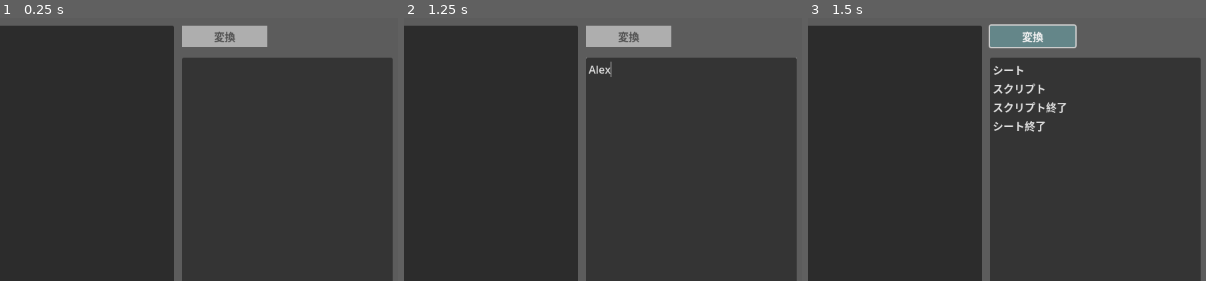
Above: before the commit, frames 1-3 (left to right).
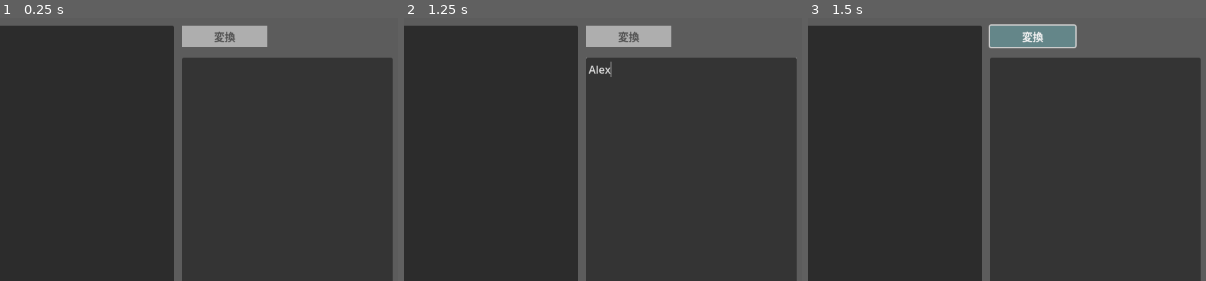
Above: after the commit, the same moments.

Repository: Yorklt/Hatchet
Game: Godot game, scene res://MainWindow.tscn
The game is run twice, just before and just after one commit, with the same random seed, the same clock (stepped at 60 frames per second) and the same inputs.
Inputs (mouse positions are % of the whole screen's width and height, from its top left):
- Up to frame 1 (0.25 s): no input
- Up to frame 2 (1.25 s): click (14, 10) at 0.52 s; type "12" at 0.6 s; click (86, 52) at 0.75 s; type "Alex" at 0.83 s
- Up to frame 3 (1.5 s): click "変換" at 1.25 s
The pictures show only the part of the screen within x 50-100%, y 0-50%; the shares and areas given below are measured in that part.

Frames 1-2 are identical in both runs. In frame 3, 0.8% of the frame differs, in the area x 46-65%, y 18-44%.

Commit message:
書き戻しに対応中

Diff:
--- a/IbentoFileReader.gd
+++ b/IbentoFileReader.gd
@@ -1,5 +1,8 @@
 class_name IbentoFileReader
 extends Node
+
+# ファイルの読み込みから、Word0とWord1を経由して、KomandoTypeとPaneruParamuまで。
+
 
 static func read(
 		dst_result: Ibento,
@@ -107,7 +110,7 @@
 		var word0: String = lines[idx].word0
 		var word1: String = lines[idx].word1
 		if word0 == "コマンド":
-			dst_paneru.komando_text = word1
+			dst_paneru.komando_as_str = word1
 			dst_paneru.komando_type = Komando.parse_str(word1)
 		elif word0 == "整数":
 			if word1.is_valid_int() == true:
--- a/IbentoFileWriter.gd
+++ b/IbentoFileWriter.gd
@@ -1,5 +1,7 @@
 class_name IbentoFileWriter
 extends Node
+
+# KomandoTypeとPaneruParamuから、Word0とWord1を経由して、ファイルの書き込みまで。
 
 
 static func write(
@@ -15,7 +17,7 @@
 	var lines: Array[IbentoFileLine] = []
 	for i in range(0, ibento.shiitos.size()):
 		var shiito: IbentoShiito = ibento.shiitos[i]
-		IbentoFileWriter.shiito_to_file_text(lines, shiito)
+		IbentoFileWriter.shiito_to_file_lines(lines, shiito)
 
 	for i in range(0, lines.size()):
 		var line: String = ""
@@ -27,7 +29,7 @@
 	file_access.close()
 
 
-static func shiito_to_file_text(lines: Array[IbentoFileLine], shiito: IbentoShiito) -> void:
+static func shiito_to_file_lines(lines: Array[IbentoFileLine], shiito: IbentoShiito) -> void:
 
 	var line: IbentoFileLine = null
 	var word0: String = ""
@@ -47,7 +49,7 @@
 
 	for i in range(0, shiito.panerus.size()):
 		var paneru: Paneru = shiito.panerus[i]
-		IbentoFileWriter.paneru_to_file_text(lines, paneru)
+		IbentoFileWriter.paneru_to_file_lines(lines, paneru)
 
 	if true:
 		line = IbentoFileLine.new()
@@ -62,14 +64,21 @@
 		lines.append(line)
 
 
-static func paneru_to_file_text(lines: Array[IbentoFileLine], paneru: Paneru) -> void:
+static func paneru_to_file_lines(lines: Array[IbentoFileLine], paneru: Paneru) -> void:
 
 	#paneru.tip.reverse_into_paneru_params(paneru.params)
 	var line: IbentoFileLine = null
 	var word0: String = ""
 	var word1: String = ""
 
-	if true:
+	if paneru.komando_type == Komando.Type.INVALID:
+		word0 = "コマンドがエラー"
+		word1 = paneru.tipt_error
+		line = IbentoFileLine.new()
+		line.word0 = word0
+		line.word1 = word1
+		lines.append(line)
+	else:
 		word0 = "コマンド"
 		word1 = Komando.Type.keys()[paneru.komando_type]
 		line = IbentoFileLine.new()
@@ -77,12 +86,17 @@
 		line.word1 = word1
 		lines.append(line)
 
-	for i in range(0, paneru.params.size()):
-		var param: PaneruParam = paneru.params[i]
-
+	if paneru.tip != null:
 		if paneru.tip.error_text != "":
 			word0 = "TIPエラー"
 			word1 = paneru.tip.error_text
+			line = IbentoFileLine.new()
+			line.word0 = word0
+			line.word1 = word1
+			lines.append(line)
+
+	for i in range(0, paneru.params.size()):
+		var param: PaneruParam = paneru.params[i]
 
 		if param.param_type == PaneruParam.Type.INT:
 			word0 = "整数"
--- a/MainWindow.gd
+++ b/MainWindow.gd
@@ -196,134 +196,33 @@
 	if shiito_idx < 0 or shiito_idx > _ibento.shiitos.size() - 1:
 		return
 
-	var text: String = ""
-	var indent_count: int = 0
-	var begin_stack: Array[Komando.Type] = []
-	for i in range(0, _ibento.shiitos[shiito_idx].panerus.size()):
-
-		var paneru: Paneru = _ibento.shiitos[shiito_idx].panerus[i]
-		var komando_type: Komando.Type = paneru.komando_type
-		var last_begin: Komando.Type = Komando.Type.INVALID
-		if begin_stack.size() > 0:
-			last_begin = begin_stack.back()
-		var paneru_text: String = paneru.to_edit_lines(last_begin)
-
-		var block_type: TIP.BlockType = TIP.BlockType.NONE
-		if paneru.tip != null:
-			block_type = paneru.tip.block_type
-		var sub_indext: int = 0
-		var sub_indext_next: int = 0
-
-		if block_type == TIP.BlockType.BEGIN:
-			# これの後は下げる
-			begin_stack.append(komando_type)
-			sub_indext = 0
-			sub_indext_next = 1
-		elif block_type == TIP.BlockType.CONTINUE:
-			# これだけ上げる
-			sub_indext = -1
-			sub_indext_next = 0
-		elif block_type == TIP.BlockType.END:
-			# これ以降下げる
-			begin_stack.pop_back()
-			sub_indext = -1
-			sub_indext_next = -1
-
-		var lines: PackedStringArray = paneru_text.split("\n", false)
-		for n in range(0, lines.size()):
-			for k in range(0, indent_count + sub_indext):
-				text += "\t"
-			if n > 0:
-				text += "\t" # 複数行から成るなら、2行目以降はさらにインデントする
-			text += lines[n]
-			text += "\n"
-		indent_count += sub_indext_next
-	_content_edit.text = text
+	var dst_text: Array[String] = []
+	TIPTWriter.panerus_to_tip_text(dst_text, _ibento.shiitos[shiito_idx].panerus)
+
+	_content_edit.text = dst_text[0]
 	_content_edit.editable = true
 	#_content_edit.scroll_vertical = float(_content_edit.get_last_unhidden_line())
 
 
-# 区切り文字で分割
-# String.splitは複数の区切り文字に対応していないので用意した。
-# \nと\rを入れて、allow_emptyをfalseにすれば、改行文字の種類気にしなく済むよ。
-static func split_text_with_delimiters(text: String, delimiters: Array[String], allow_empty: bool) -> Array[String]:
-
-	var texts: Array[String] = []
-	texts.append(text)
-
-	const max_split: int = 0 # 無制限
-	for delimite_idx: int in range(0, delimiters.size()):
-		var texts_to_stlip: Array[String] = []
-		texts_to_stlip.append_array(texts)
-		texts = []
-		for text_to_stlip: String in texts_to_stlip:
-			var sub_array: PackedStringArray = text_to_stlip.split(delimiters[delimite_idx], allow_empty, max_split)
-			for sub_text: String in sub_array:
-				texts.append(sub_text)
-
-	return texts
-
-
 func _on_reverse_button_pressed() -> void:
 
 	var text: String = ""
 	text = _content_edit.text
 
-	var edit_lines: Array[TIPEditLine] = []
-
-	if true:
-		var delimiters: Array[String] = ["\n", "\r", "\t"]
-		var lines: Array[String] = split_text_with_delimiters(text, delimiters, false)
-		for i in range(0, lines.size()):
-			var edit_line: TIPEditLine = TIPEditLine.new()
-			edit_line.line = lines[i]
-			edit_lines.append(edit_line)
-
-	var ibento: Ibento = Ibento.new()
-	var shiito: IbentoShiito = IbentoShiito.new()
-	ibento.shiitos.append(shiito)
-
-	var line_idx: int = 0
-	for i: int in range(0, edit_lines.size()):
-		if line_idx > edit_lines.size() - 1:
-			break
-		var edit_line: TIPEditLine = edit_lines[line_idx]
-		edit_line.loc = 0 # 位置を戻してやる
-		var word: String = edit_line.try_get_next_word()
-		edit_line.loc = 0 # 位置を戻してやる
-		if word == "":
-			line_idx += 1
-			continue
-		var komando_type: Komando.Type = TIPResolver.try_solve_initial_word(word)
-		if komando_type == Komando.Type.INVALID:
-			line_idx += 1
-		else:
-			var tip: TIP = TIPResolver.try_create_tip_by_komando(komando_type)
-			var line_idx_next: Array[int] = []
-			tip.from_edit_lines(line_idx_next, edit_lines, line_idx)
-			line_idx = line_idx_next[0]
-
-			var paneru: Paneru = Paneru.new()
-			paneru.komando_type = komando_type
-			paneru.tip = tip
-
-			ibento.shiitos[0].panerus.append(paneru)
-
-			paneru.tip.reverse_into_paneru_params(paneru.params)
-
-
-	if true:
-		var lines: Array[IbentoFileLine] = []
-		for i in range(0, ibento.shiitos.size()):
-			#var shiito: IbentoShiito = ibento.shiitos[i]
-			IbentoFileWriter.shiito_to_file_text(lines, ibento.shiitos[i])
-
-		var file_text: String = ""
-		for i in range(0, lines.size()):
-			var line: String = ""
-			for k in range(0, lines[i].indent):
-				line += "\t"
-			line += lines[i].word0 + "\t" + lines[i].word1
-			file_text += line + "\n"
-			#file_access.store_line(lines[i].word0 + "\t" + lines[i].word1)
-		_ibento_file_edit.text = file_text
+	var panerus: Array[Paneru] = []
+	TIPTReader.tip_text_to_panerus(panerus, text)
+
+	var lines: Array[IbentoFileLine] = []
+	for i in range(0, panerus.size()):
+		var paneru: Paneru = panerus[i]
+		IbentoFileWriter.paneru_to_file_lines(lines, paneru)
+
+	var file_text: String = ""
+	for i in range(0, lines.size()):
+		var line: String = ""
+		for k in range(0, lines[i].indent):
+			line += "\t"
+		line += lines[i].word0 + "\t" + lines[i].word1
+		file_text += line + "\n"
+		#file_access.store_line(lines[i].word0 + "\t" + lines[i].word1)
+	_ibento_file_edit.text = file_text
--- a/Paneru.gd
+++ b/Paneru.gd
@@ -1,21 +1,24 @@
 class_name Paneru
 extends RefCounted
 
-var komando_text: String = "" # デバッグ用途
+var komando_as_str: String = "" # デバッグ用途
 var komando_type: Komando.Type
 var params: Array[PaneruParam] = []
 var tip: TIP = null
+var tipt_error: String = ""
 
 func to_edit_lines(last_begin: Komando.Type) -> String:
 	var text: String = ""
 	if tip == null:
-		text += komando_text
+		# 未対応の場合はダンプする
+		text += komando_as_str
 		text += " "
 		for i in range(0, params.size()):
 			text += " "
 			text += params[i].to_text()
 	else:
 		text = tip.to_edit_lines(last_begin)
+		# エラーがあれば
 		if tip.error_text != "":
 			text = " " + tip.error_text
 	return text
--- a/PaneruParam.gd
+++ b/PaneruParam.gd
@@ -54,7 +54,10 @@
 static func create_guid(new_guid: GUID) -> PaneruParam:
 	var param: PaneruParam = PaneruParam.new()
 	param.param_type = PaneruParam.Type.GUID
-	param.v_str = new_guid.v_str
+	if new_guid != null:
+		param.v_str = new_guid.v_str
+	else:
+		param.v_str = "" # フェイルセーフ
 	return param
 
 
--- a/TIP/TIP_COMMENT.gd
+++ b/TIP/TIP_COMMENT.gd
@@ -14,7 +14,7 @@
 	if params[p_idx].param_type == PaneruParam.Type.STRING:
 		comment_text = params[p_idx].v_str
 	else:
-		error_text += "P1が文字列でない"
+		error_text += "P1が文字列でない" + " "
 
 
 func reverse_into_paneru_params(
@@ -49,7 +49,7 @@
 
 	word = edit_line.try_get_next_word()
 	if word != "//":
-		error_text += "//を期待したが//ではない。: " + word
+		error_text += "//を期待したが//ではない。: " + word + " "
 		return
 
 	word = edit_line.try_get_next_word()
--- a/TIP/TIP_EXEC.gd
+++ b/TIP/TIP_EXEC.gd
@@ -105,7 +105,7 @@
 	else:
 		text += "<<現フレーム>>"
 
-	return text + error_text
+	return text
 
 
 func from_edit_lines(dst_line_idx_next: Array[int], edit_lines: Array[TIPEditLine], line_idx: int) -> void:
@@ -123,16 +123,16 @@
 
 	word = edit_line.try_get_next_word()
 	if word != "call":
-		error_text += "callを期待したがcallではない。: " + word
+		error_text += "callを期待したがcallではない。: " + word + " "
 		return
 
 	word = edit_line.try_get_next_word()
 	if word == "":
-		error_text += "callの後でguid無しに終わっている。: " + word
+		error_text += "callの後でguid無しに終わっている。: " + word + " "
 		return
 	guid = GUID.try_parse_text(word)
 	if guid == null:
-		error_text += "callの後がguidでない。: " + word
+		error_text += "callの後がguidでない。: " + word + " "
 		return
 
 	for i in range(0, 99):
@@ -153,7 +153,7 @@
 			does_begin_at_next_frame = false
 		else:
 			# エラー
-			error_text += "callの後に不明なワード: " + word
+			error_text += "callの後に不明なワード: " + word + " "
 			pass
 
 	line_idx += 1
--- a/TIP/TIP_MESSAGE.gd
+++ b/TIP/TIP_MESSAGE.gd
@@ -121,7 +121,7 @@
 
 	word = edit_line.try_get_next_word()
 	if word != "msg":
-		error_text += "msgを期待したがmsgではない。: " + word
+		error_text += "msgを期待したがmsgではない。: " + word + " "
 		return
 
 	for i in range(0, 99):
@@ -143,7 +143,7 @@
 			has_window = false
 		else:
 			# エラー
-			error_text += "msgの後に不明なワード: " + word
+			error_text += "msgの後に不明なワード: " + word + " "
 			pass
 
 	for i in range(0, 99):
--- /dev/null
+++ b/TIPTReader.gd
@@ -0,0 +1,89 @@
+class_name TIPTReader
+extends Node
+
+# TIPテキストからTIPEditLineを経由して、KomandoTypeとPaneruParamuまで。
+
+
+
+# 区切り文字で分割
+# String.splitは複数の区切り文字に対応していないので用意した。
+# \nと\rを入れて、allow_emptyをfalseにすれば、改行文字の種類気にしなく済むよ。
+static func split_text_with_delimiters(text: String, delimiters: Array[String], allow_empty: bool) -> Array[String]:
+
+	var texts: Array[String] = []
+	texts.append(text)
+
+	const max_split: int = 0 # 無制限
+	for delimite_idx: int in range(0, delimiters.size()):
+		var texts_to_stlip: Array[String] = []
+		texts_to_stlip.append_array(texts)
+		texts = []
+		for text_to_stlip: String in texts_to_stlip:
+			var sub_array: PackedStringArray = text_to_stlip.split(delimiters[delimite_idx], allow_empty, max_split)
+			for sub_text: String in sub_array:
+				texts.append(sub_text)
+
+	return texts
+
+
+static func tip_text_to_panerus(dst_panerus: Array[Paneru], text: String) -> void:
+
+	var edit_lines: Array[TIPEditLine] = []
+
+	# テキストを行に分割
+	if true:
+		var delimiters: Array[String] = ["\n", "\r", "\t"]
+		var allow_empty: bool = false # 空業は飛ばす
+		var lines: Array[String] = TIPTReader.split_text_with_delimiters(text, delimiters, allow_empty)
+		for i in range(0, lines.size()):
+			var edit_line: TIPEditLine = TIPEditLine.new()
+			edit_line.line = lines[i]
+			edit_lines.append(edit_line)
+
+	var line_idx: int = 0
+	for i: int in range(0, edit_lines.size()):
+		if line_idx > edit_lines.size() - 1:
+			break
+		var edit_line: TIPEditLine = edit_lines[line_idx]
+
+		# 最初のワードを覗き見る
+		edit_line.loc = 0 # 位置を戻してやる
+		var word: String = edit_line.try_get_next_word()
+		edit_line.loc = 0 # 位置を戻してやる
+		if word == "": # 空業を飛ばしているのでありえないパス
+			line_idx += 1
+			continue
+
+		var paneru: Paneru = Paneru.new()
+		dst_panerus.append(paneru)
+
+		# コマンドを判別
+		var komando_type: Komando.Type = TIPResolver.try_solve_initial_word(word)
+		if komando_type == Komando.Type.INVALID:
+			# 未対応コマンド、または複数行にわたる未判定コマンドの後の行、またはただの判別不能
+			paneru.komando_as_str = "?"
+			paneru.komando_type = Komando.Type.INVALID
+			paneru.tipt_error = "行の最初のワードが不明: " + word
+			line_idx += 1
+			continue
+		paneru.komando_type = komando_type
+		var komando_as_str: String = Komando.Type.keys()[komando_type]
+		paneru.komando_as_str = komando_as_str
+
+		# 複数行をTIPパラメータに変換
+		var tip: TIP = TIPResolver.try_create_tip_by_komando(komando_type)
+		if tip == null:
+			# TIP未対応コマンド
+			paneru.tipt_error = "TIP未対応コマンド: " + Komando.Type.keys()[komando_type]
+			line_idx += 1
+			continue
+		paneru.tip = tip
+		var line_idx_next: Array[int] = []
+		tip.from_edit_lines(line_idx_next, edit_lines, line_idx)
+		if line_idx_next[0] < 0: # TIPTエラー
+			line_idx += 1
+			continue
+		line_idx = line_idx_next[0]
+
+		# TIPパラメータをPaneruParamにする
+		paneru.tip.reverse_into_paneru_params(paneru.params)
--- /dev/null
+++ b/TIPTWriter.gd
@@ -0,0 +1,55 @@
+class_name TIPTWriter
+extends Node
+
+# KomandoTypeとPaneruParamuから、TIPテキストまで。
+
+
+static func panerus_to_tip_text(dst_text: Array[String], panerus: Array[Paneru]) -> void:
+	dst_text.resize(1)
+	dst_text[0] = ""
+
+	var text: String = ""
+	var indent_count: int = 0
+	var begin_stack: Array[Komando.Type] = []
+
+	for i in range(0, panerus.size()):
+
+		var paneru: Paneru =panerus[i]
+		var komando_type: Komando.Type = paneru.komando_type
+		var last_begin: Komando.Type = Komando.Type.INVALID
+		if begin_stack.size() > 0:
+			last_begin = begin_stack.back()
+		var paneru_text: String = paneru.to_edit_lines(last_begin)
+
+		var block_type: TIP.BlockType = TIP.BlockType.NONE
+		if paneru.tip != null:
+			block_type = paneru.tip.block_type
+		var sub_indext: int = 0
+		var sub_indext_next: int = 0
+
+		if block_type == TIP.BlockType.BEGIN:
+			# これの後は下げる
+			begin_stack.append(komando_type)
+			sub_indext = 0
+			sub_indext_next = 1
+		elif block_type == TIP.BlockType.CONTINUE:
+			# これだけ上げる
+			sub_indext = -1
+			sub_indext_next = 0
+		elif block_type == TIP.BlockType.END:
+			# これ以降下げる
+			begin_stack.pop_back()
+			sub_indext = -1
+			sub_indext_next = -1
+
+		var lines: PackedStringArray = paneru_text.split("\n", false)
+		for n in range(0, lines.size()):
+			for k in range(0, indent_count + sub_indext):
+				text += "\t"
+			if n > 0:
+				text += "\t" # 複数行から成るなら、2行目以降はさらにインデントする
+			text += lines[n]
+			text += "\n"
+		indent_count += sub_indext_next
+
+	dst_text[0] = text
Not shown, added: TIPTReader.gd.uid
Not shown, added: TIPTWriter.gd.uid
